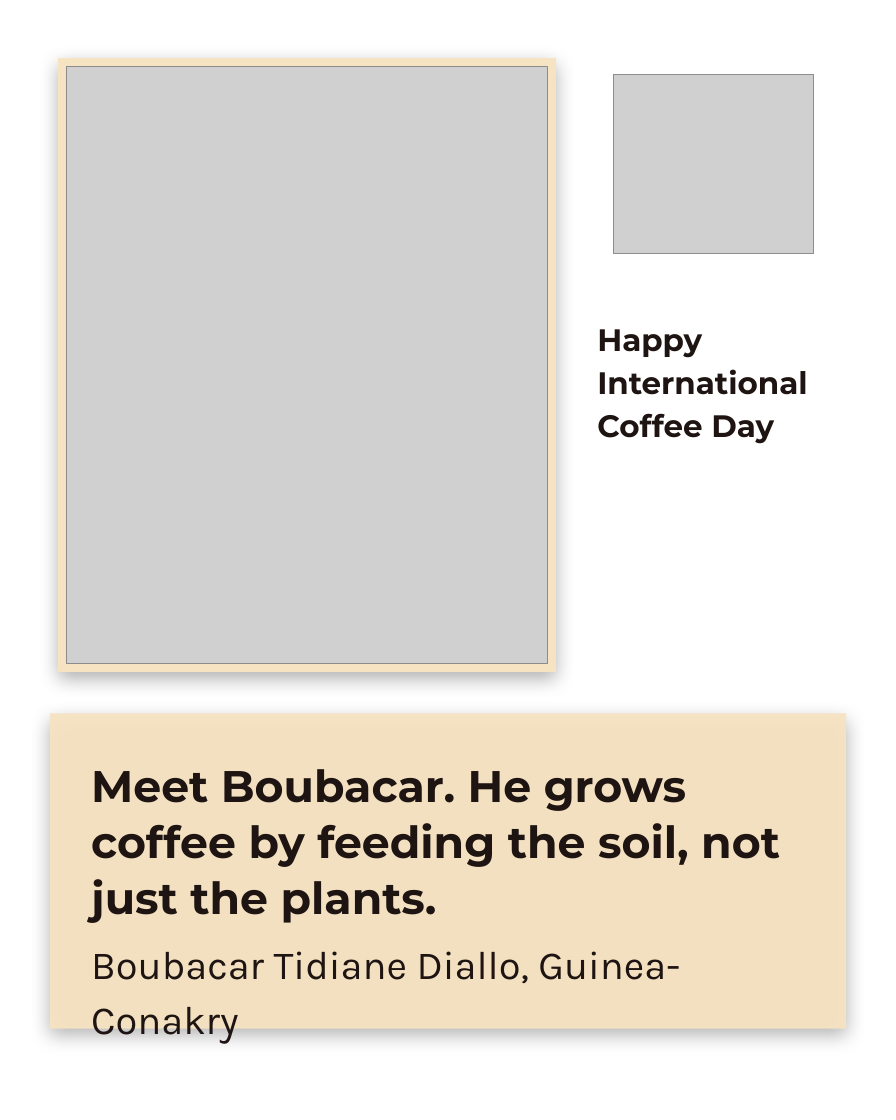
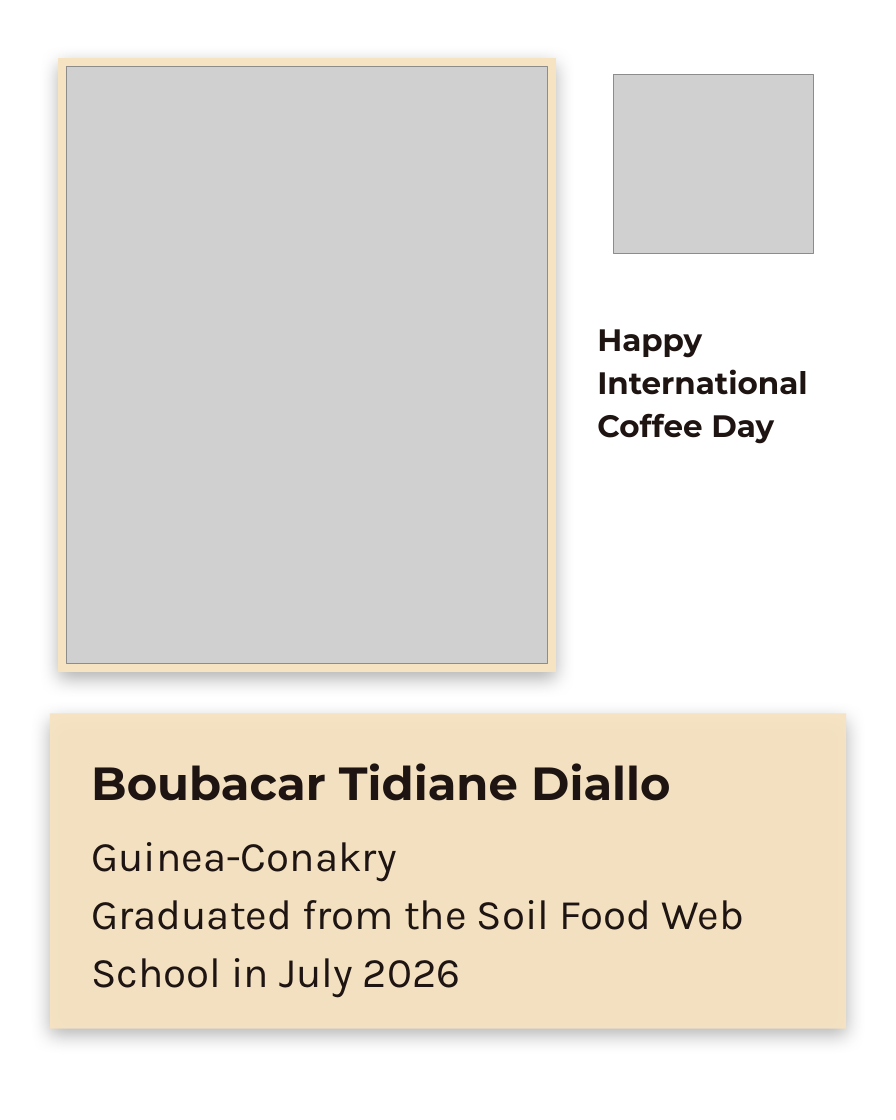
Before and after one commit to linneamoritznyc/SFW-SocialMedia, a slide deck: slide 1 of templates/posts/october/01-10-2026-thu-ig-soil-regenerators-boubacar-panorama.pptx. Drawn at 896x1120 pixels with LibreOffice and Linux fonts; fonts in the diff are those of the drawing; grey boxes stand for pictures; background and template pictures are left out. Boxes give left, top, right and bottom in pixels: in the first picture for what was removed or moved away, otherwise in the second. Text is boxed around its words. In the diff, an @@ line names an element or a change of style, - is before the commit and + after.

```diff
--- a/templates/posts/october/01-10-2026-thu-ig-soil-regenerators-boubacar-panorama.pptx
+++ b/templates/posts/october/01-10-2026-thu-ig-soil-regenerators-boubacar-panorama.pptx
@@ text at bbox=[91, 763, 670, 801]: text changed; size 40 to 42 pt @@
-Meet Boubacar. He grows coffee by feeding the soil, not just the plants.
+Boubacar Tidiane Diallo
@@ text at bbox=[91, 842, 744, 998]: text changed; size 36 to 38 pt @@
-Boubacar Tidiane Diallo, Guinea-Conakry
+Guinea-Conakry
+Graduated from the Soil Food Web School in July 2026
```
Also in this commit, not shown: 4 other files.
